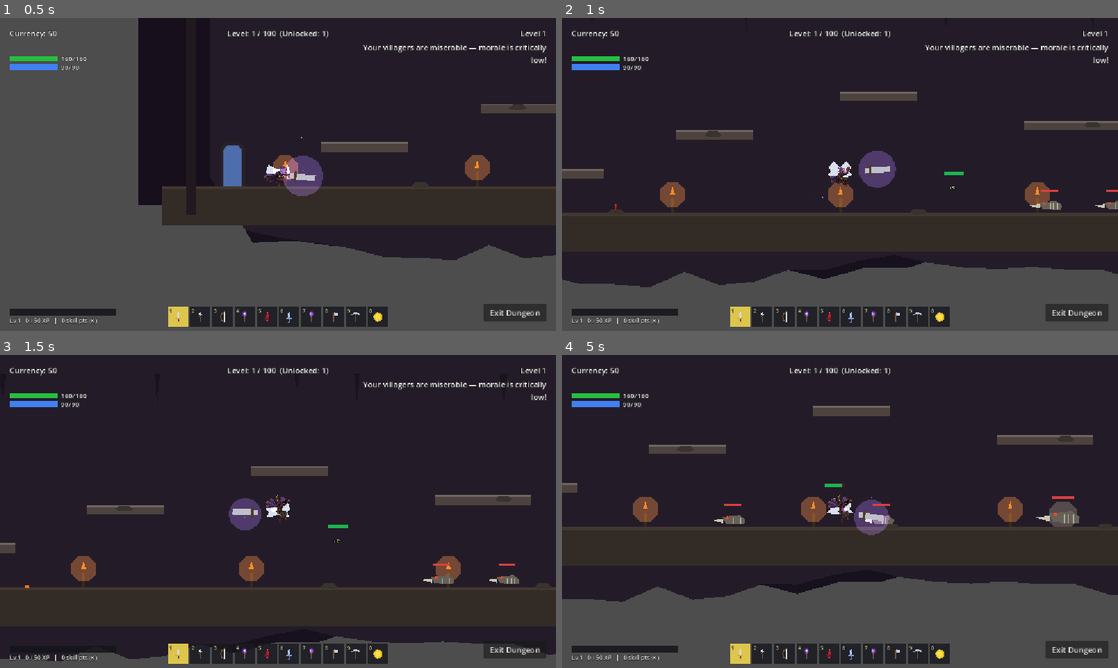
Above: before the commit, frames 1-4 (two rows, left to right).
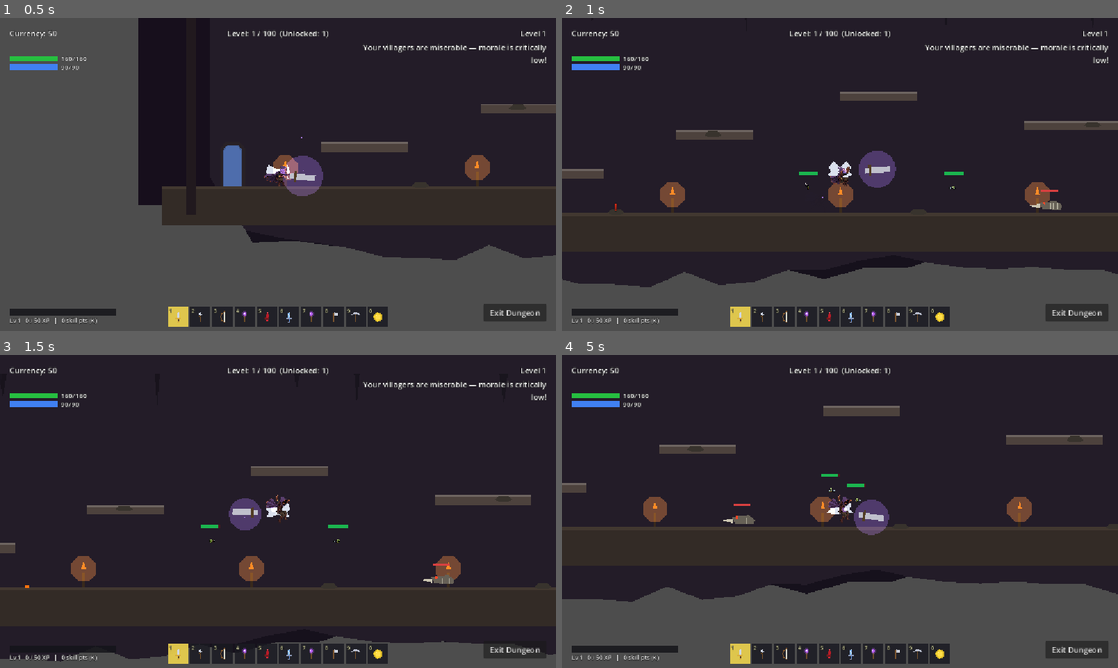
Above: after the commit, the same moments.

Repository: Bachana401/deepwood
Game: Godot game, scene res://dungeon_interior.tscn
Same seed, same stepped clock (60 frames per second), same inputs: the game is played once before the commit and once after it. This scene is started directly instead of the project's main scene. Sound files missing from this copy of the repository are replaced by a short silence.
Inputs (mouse positions are in pixels of both pictures, inside the frame that each line leads up to):
- Up to frame 1 (0.5 s): no input
- Up to frame 2 (1 s): move the mouse to (962, 158) at 0.52 s; hold D (move_right) from 0.53 s (still down); tap T (admin_dash) at 0.6 s; click (962, 158) at 0.67 s; tap Space (jump) at 0.77 s
- Up to frame 3 (1.5 s): tap Space (jump) at 1.07 s; release D (move_right) at 1.25 s; drag from (166, 527) to (328, 564) at 1.27 s
- Up to frame 4 (5 s): move the mouse to (895, 442) at 2.02 s; press the mouse at (895, 442) at 2.03 s; hold A (move_left) 2.03-2.75 s; release the mouse at (895, 442) at 2.75 s; drag from (812, 574) to (662, 511) at 2.77 s; move the mouse to (1006, 558) at 3.52 s; hold D (move_right) 3.53-4.25 s; hold H (harvest) 3.53-4.25 s; tap Space (jump) at 3.77, 4.07 s; drag from (673, 464) to (1106, 564) at 4.27 s

Frame 1 is identical in both runs. In frame 2, 0.1% of the frame differs, in the area x 42-100%, y 49-62%; in frame 3, 0.2%; in frame 4, 2.5%, in the area x 2-100%, y 16-79%.

Commit message:
Make the skinned grunt the common early-dungeon mob
Only the "grunt" kind uses the sprite-skinned enemy; it was 1 of 3 "annoying"
kinds, so orcs were rare among the (distinct, procedural) special mobs. On the
skinned blocks (levels 1-15) ~half of spawns are now grunts, so the downloaded
Orc/Blood Fiend/Demon are the backbone you actually fight, with the special
mobs mixed in as variety. Special mobs keep their own identities/behaviors
(skinning a spellcaster as an orc would mismatch its abilities).

Co-Authored-By: Claude Opus 4.8 <noreply@anthropic.com>

Diff:
--- a/dungeon_interior.gd
+++ b/dungeon_interior.gd
@@ -877,6 +877,10 @@
 const OP_KINDS_MID = ["stalker", "hexer"]                        # from level 5
 const OP_KINDS_LATE = ["blink_archer", "runecaster", "warlock"]  # from level 8
 const ANNOYING_KINDS = ["grunt", "flyer", "spitter"]
+# Levels whose grunt is a downloaded sprite-skin (Orc/Blood Fiend/Demon blocks);
+# on these, about half of spawns are grunts so the skinned mob is prominent.
+const GRUNT_SKIN_MAX_LEVEL = 15
+const GRUNT_SPAWN_BIAS = 0.5
 const ELITE_CHANCE = 0.125
 const FIRST_BLOCK_OP_CAP = 0.35
 
@@ -910,8 +914,13 @@
 	var annoy_types = pick_random_subset(ANNOYING_KINDS, annoy_types_n)
 	# total headcount also swells toward the block's end and with depth
 	var total = clampi(4 + p + int(current_level / 12), 5, 13)
+	# On the sprite-skinned blocks (levels 1-15: Orc/Blood Fiend/Demon) the grunt
+	# IS the skinned character, so bias spawns toward it -- your downloaded mob is
+	# the backbone you fight, with the distinct special mobs mixed in as variety.
 	for i in range(total):
-		if randf() < op_frac:
+		if current_level <= GRUNT_SKIN_MAX_LEVEL and randf() < GRUNT_SPAWN_BIAS:
+			spawn_kind("grunt")
+		elif randf() < op_frac:
 			spawn_kind(op_types[randi() % op_types.size()])
 		else:
 			spawn_kind(annoy_types[randi() % annoy_types.size()])
